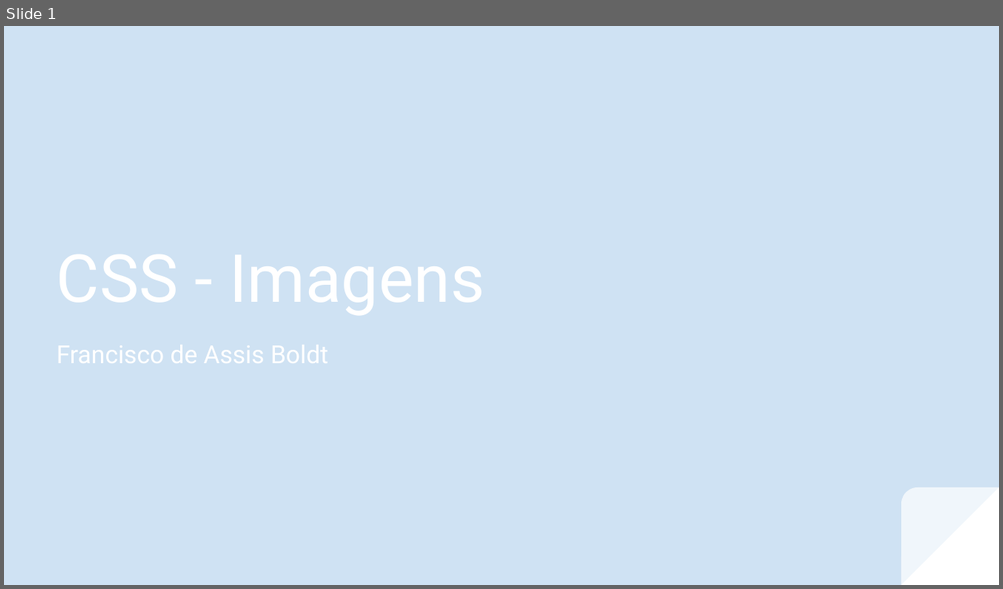
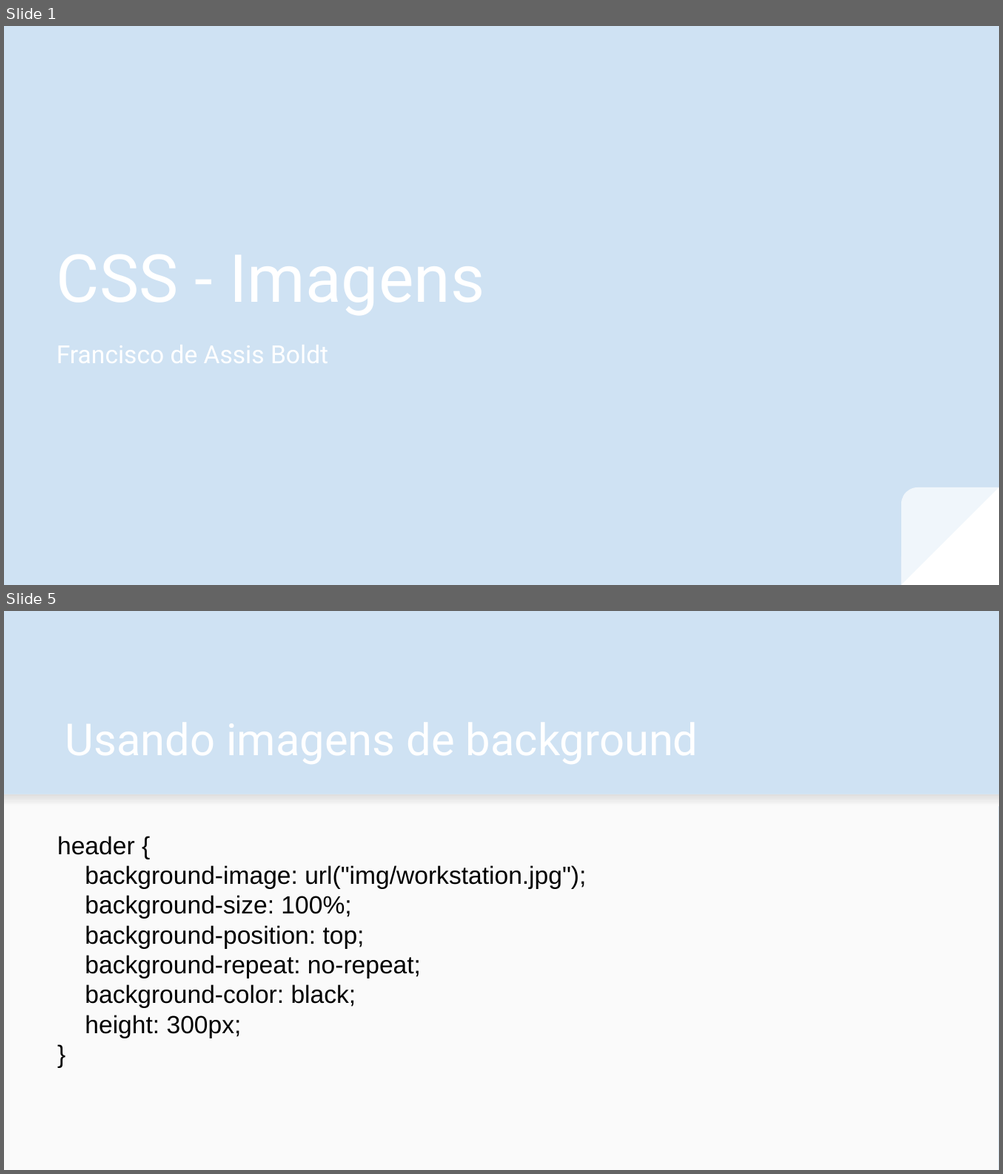
Before and after one commit to fboldt/aulasweb, a slide deck: slides/CSS - Imagens.odp. Shown one above the other, each under a label of ours: slide 1 before the commit, slides 1 and 5 after it; the slides between them are not shown. The pictures are 1003x589 and 1003x1174 pixels, drawn with LibreOffice and Linux fonts; fonts in the diff are those of the drawing. Boxes give left, top, right and bottom in pixels: in the first picture for what was removed or moved away, otherwise in the second. Text is boxed around its words. In the diff, an @@ line names an element or a change of style, - is before the commit and + after.

Commit message:
css imagens

```diff
--- a/slides/CSS - Imagens.odp
+++ b/slides/CSS - Imagens.odp
@@ slide 5 added at (x1=4, y1=611, x2=999, y2=1170), background #CFE2F3 @@
@@ rectangle added at (x1=4, y1=794, x2=999, y2=1170), fill #FAFAFA @@
@@ rectangle added at (x1=4, y1=794, x2=999, y2=806), fill gradient #F9F9F9 to #DEDEDE @@
@@ text added at (x1=57, y1=836, x2=586, y2=1038), 18 pt, text #000000 @@
+header {
+background-image: url("img/workstation.jpg");
+background-size: 100%;
+background-position: top;
+background-repeat: no-repeat;
+background-color: black;
+height: 300px;
+}
```
Also in this commit, not shown: 4 other slides added, 1 slide removed, 9 other files.
